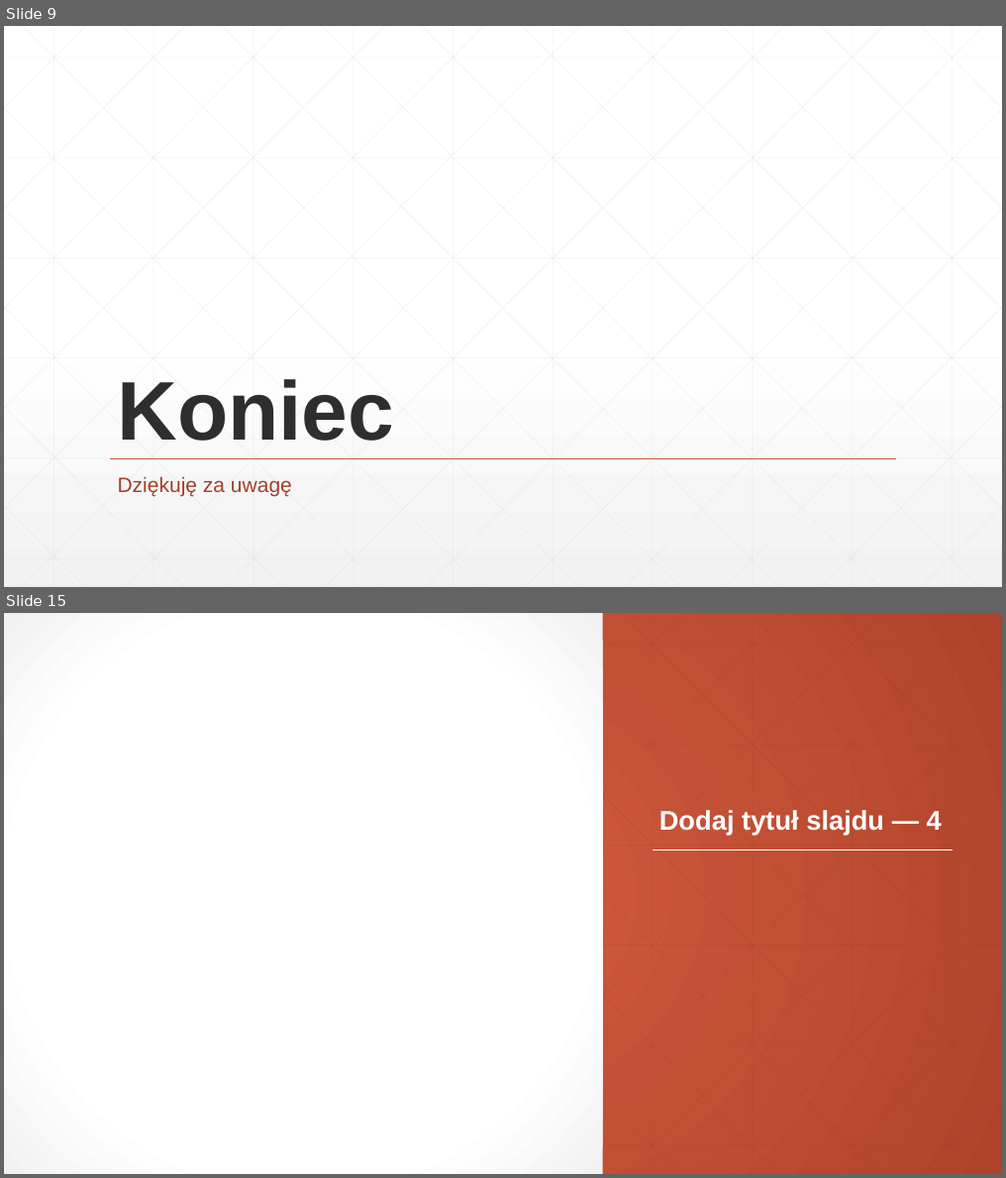
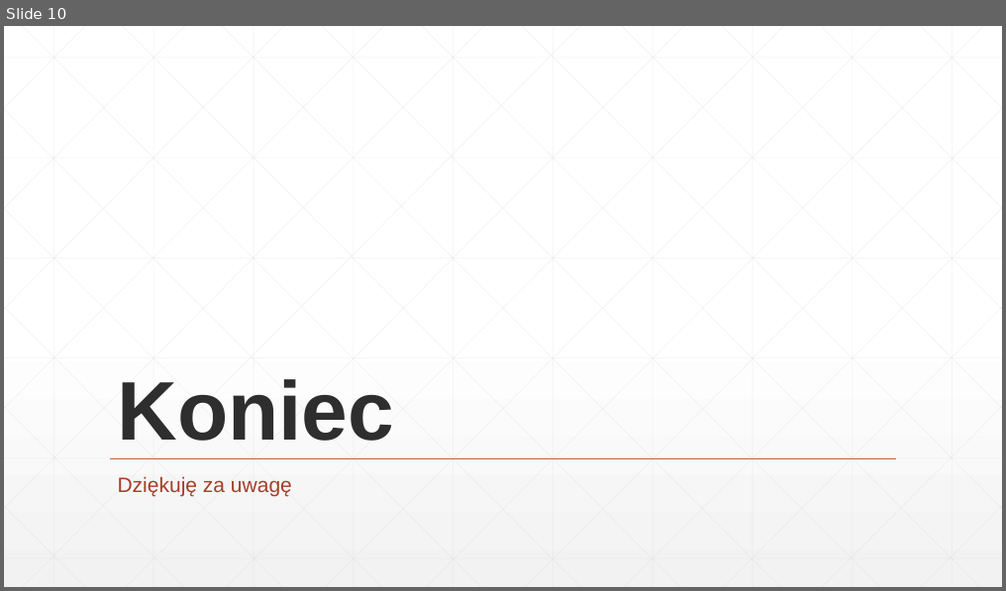
Before and after one commit to Xenvar2307/MiSK-project, a slide deck: Materiały/Prezentacja.pptx. Shown one above the other, each under a label of ours: slides 9 and 15 before the commit, slide 10 after it; the slides between them are not shown. The pictures are 1006x1178 and 1006x591 pixels, drawn with LibreOffice and Linux fonts; fonts in the diff are those of the drawing. Boxes give left, top, right and bottom in pixels: in the first picture for what was removed or moved away, otherwise in the second. Text is boxed around its words. In the diff, an @@ line names an element or a change of style, - is before the commit and + after.

```diff
--- a/Materiały/Prezentacja.pptx
+++ b/Materiały/Prezentacja.pptx
@@ slide 15 removed at [4,613,1002,1174], background gradient #D15A3E to #AF432A @@
@@ rectangle removed at [4,613,603,1174] @@
@@ title removed at [659,810,942,835] @@
-Dodaj tytuł slajdu — 4
@@ line removed from (652, 851) to (952, 851) @@
@@ group removed at [4,613,1002,1174]: 46 lines @@
@@ what was slide 9 is now slide 10 @@
```
Also in this commit, not shown: 1 slide changed, 2 slides added, 7 other slides removed, 3 other files.
